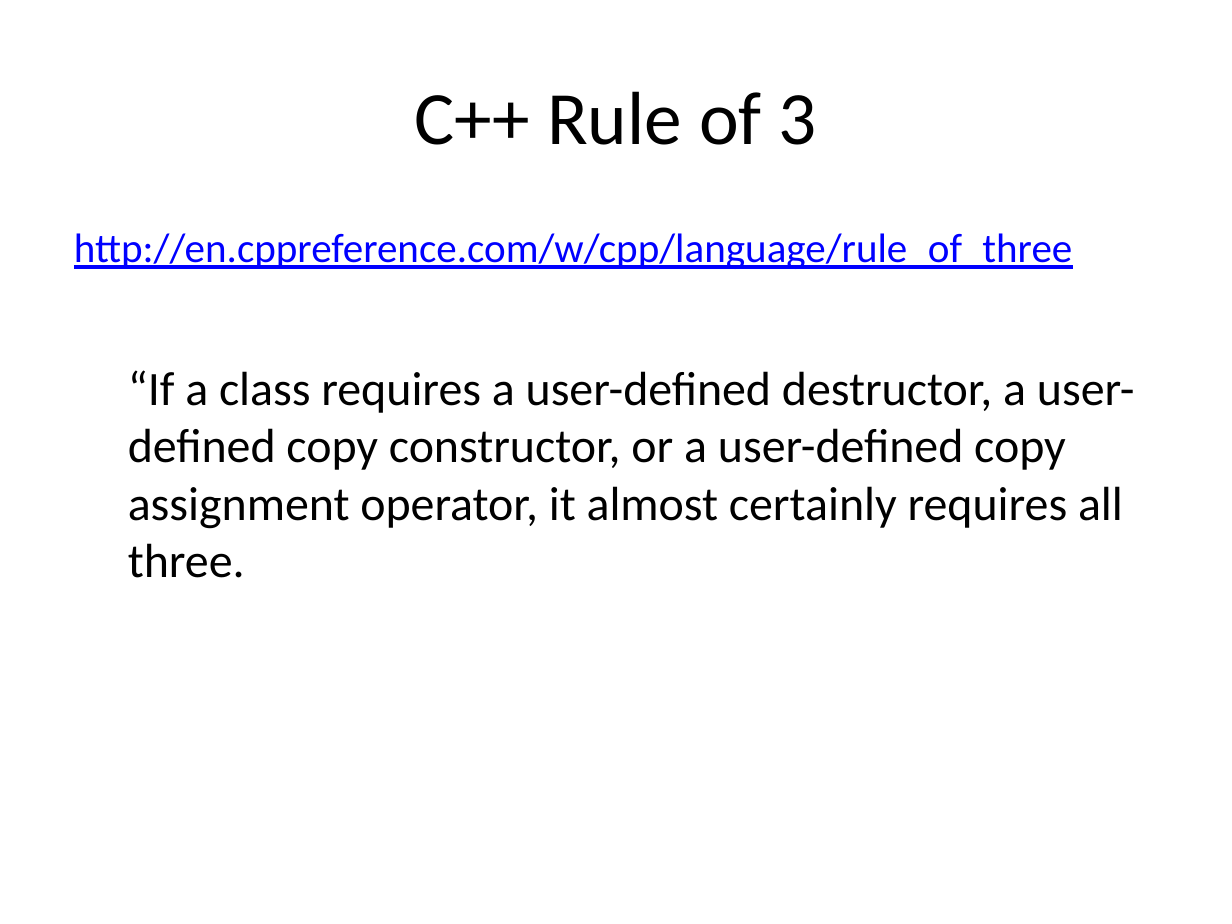
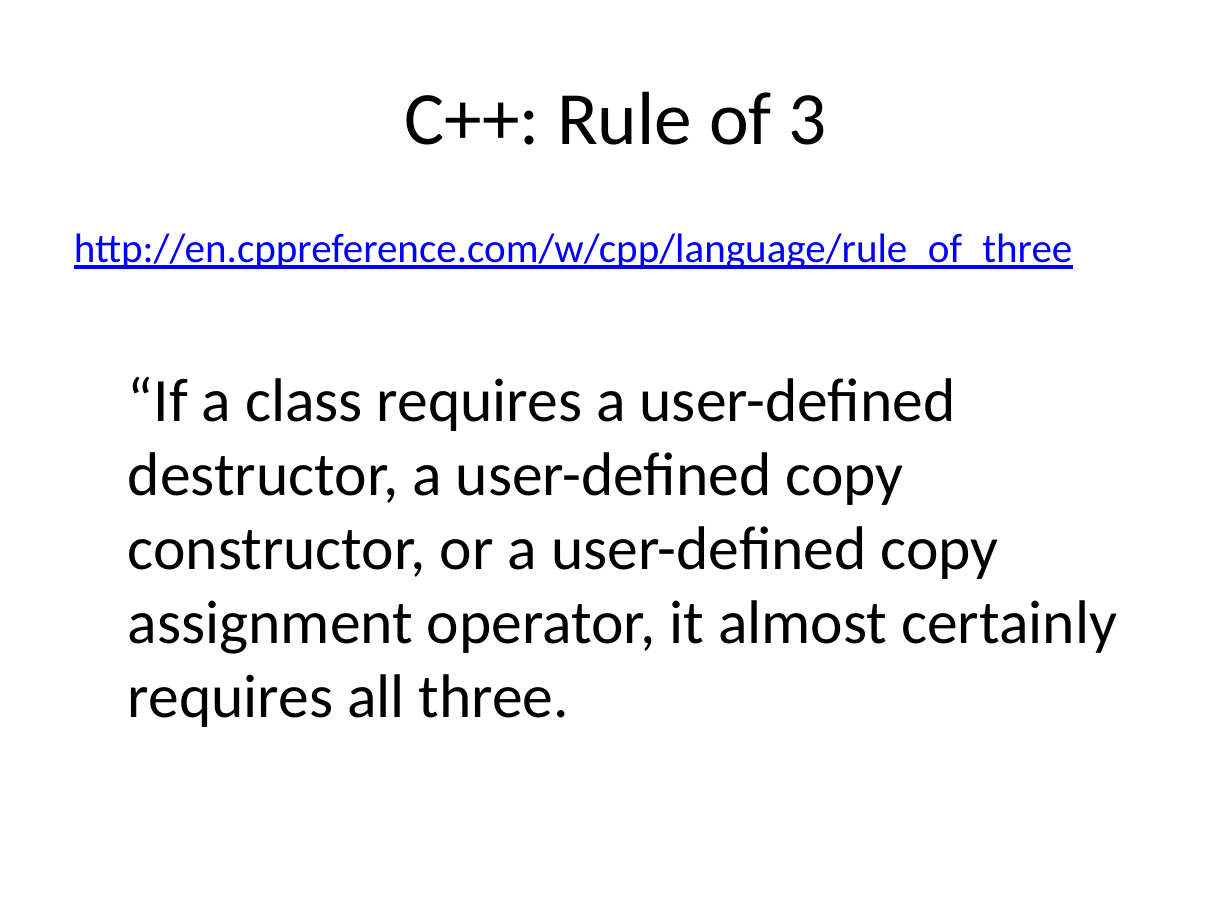
Before and after one commit to fellmad/FunWithCpp11, a slide deck: slide 19 of doc/Fun_with_C++11.pptx. Drawn at 1232x924 pixels with LibreOffice and Linux fonts; fonts in the diff are those of the drawing. Boxes give left, top, right and bottom in pixels: in the first picture for what was removed or moved away, otherwise in the second. Text is boxed around its words. In the diff, an @@ line names an element or a change of style, - is before the commit and + after.

```diff
--- a/doc/Fun_with_C++11.pptx
+++ b/doc/Fun_with_C++11.pptx
@@ title at bbox=[404, 91, 827, 145]: text changed @@
-C++ Rule of 3
+C++: Rule of 3
@@ text at bbox=[128, 376, 1117, 727]: size 28 to 36 pt in "“If a class requires a user-defined destructor, ..."; more space between paragraphs @@
```
Also in this commit, not shown: 4 other slides changed.
